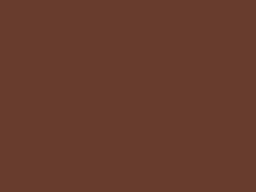
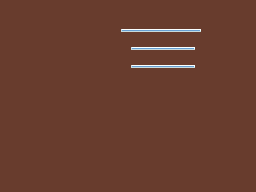
Before/after of a 256x192 layered artwork. What changed in the layer stack:
hid group "gameover" (1 layers) over left=121, top=29, right=201, bottom=68
showed group "setting" (18 layers) over left=121, top=29, right=201, bottom=68
added group "OnHover" with 3 layers in group "setting" over left=121, top=29, right=201, bottom=50
added group "blueBars" with 2 layers in group "setting" over left=121, top=29, right=201, bottom=68
showed "sliderBorderNormal", moved it into group "blueBars" over left=121, top=29, right=201, bottom=68
showed "sliderFillNormal", moved it into group "blueBars" over left=121, top=29, right=201, bottom=68
showed "fill" (1st of 3, in "setting") over left=121, top=29, right=201, bottom=68
